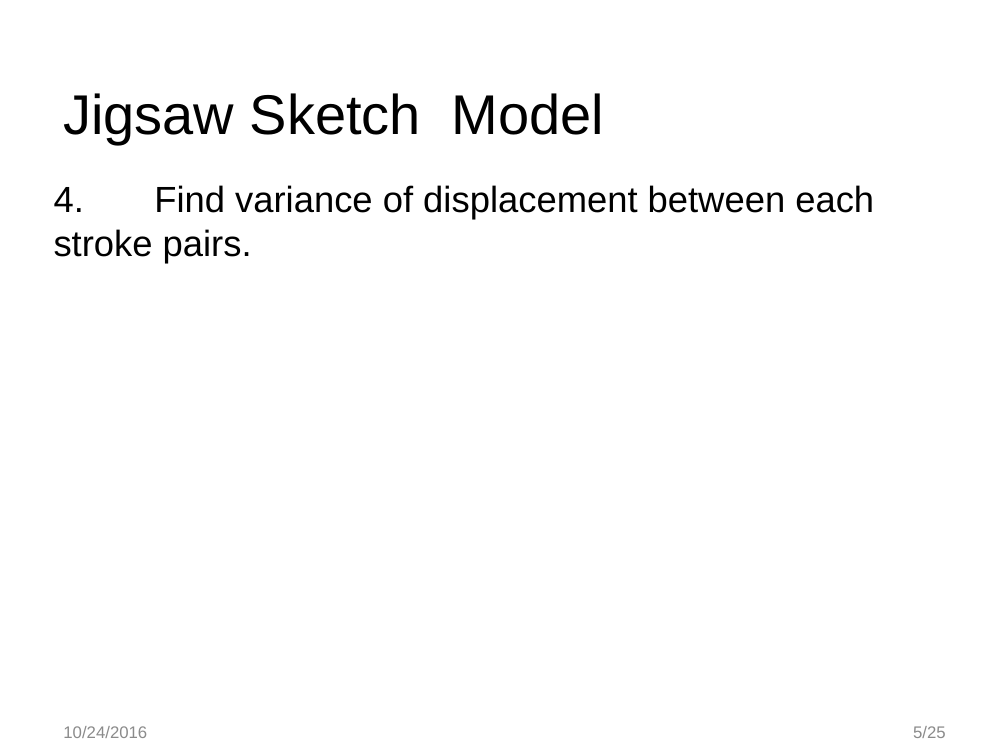
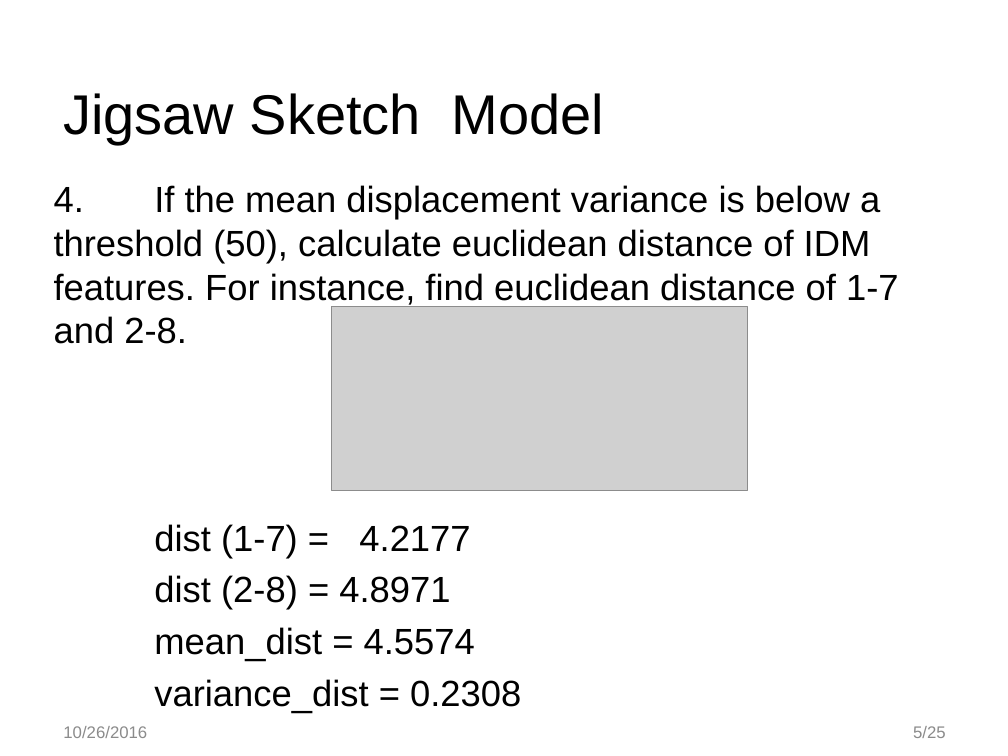
Before and after one commit to ekaraman/Research, a slide deck: slide 5 of jigsawSketch/Jigsaw_161026.pptx. Drawn at 1008x756 pixels with LibreOffice and Linux fonts; fonts in the diff are those of the drawing; grey boxes stand for pictures; background and template pictures are left out. Boxes give left, top, right and bottom in pixels: in the first picture for what was removed or moved away, otherwise in the second. Text is boxed around its words. In the diff, an @@ line names an element or a change of style, - is before the commit and + after.

```diff
--- a/jigsawSketch/Jigsaw_161026.pptx
+++ b/jigsawSketch/Jigsaw_161026.pptx
@@ text at bbox=[54, 185, 899, 713]: text changed @@
-4. Find variance of displacement between each stroke pairs.
+4. If the mean displacement variance is below a threshold (50), calculate euclidean distance of IDM features. For instance, find euclidean distance of 1-7 and 2-8.
+dist (1-7) = 4.2177
+dist (2-8) = 4.8971
+mean_dist = 4.5574
+variance_dist = 0.2308
@@ picture added at bbox=[332, 306, 748, 490] @@
@@ text at bbox=[63, 726, 147, 738]: text changed @@
-10/24/2016
+10/26/2016
```
Also in this commit, not shown: 5 other slides changed, 4 slides added, 24 slides removed.
